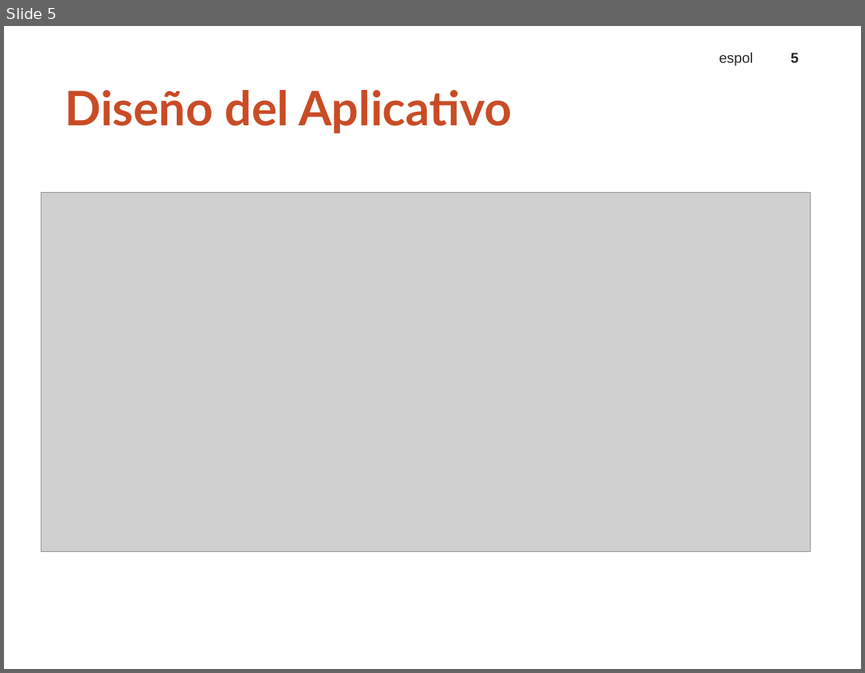
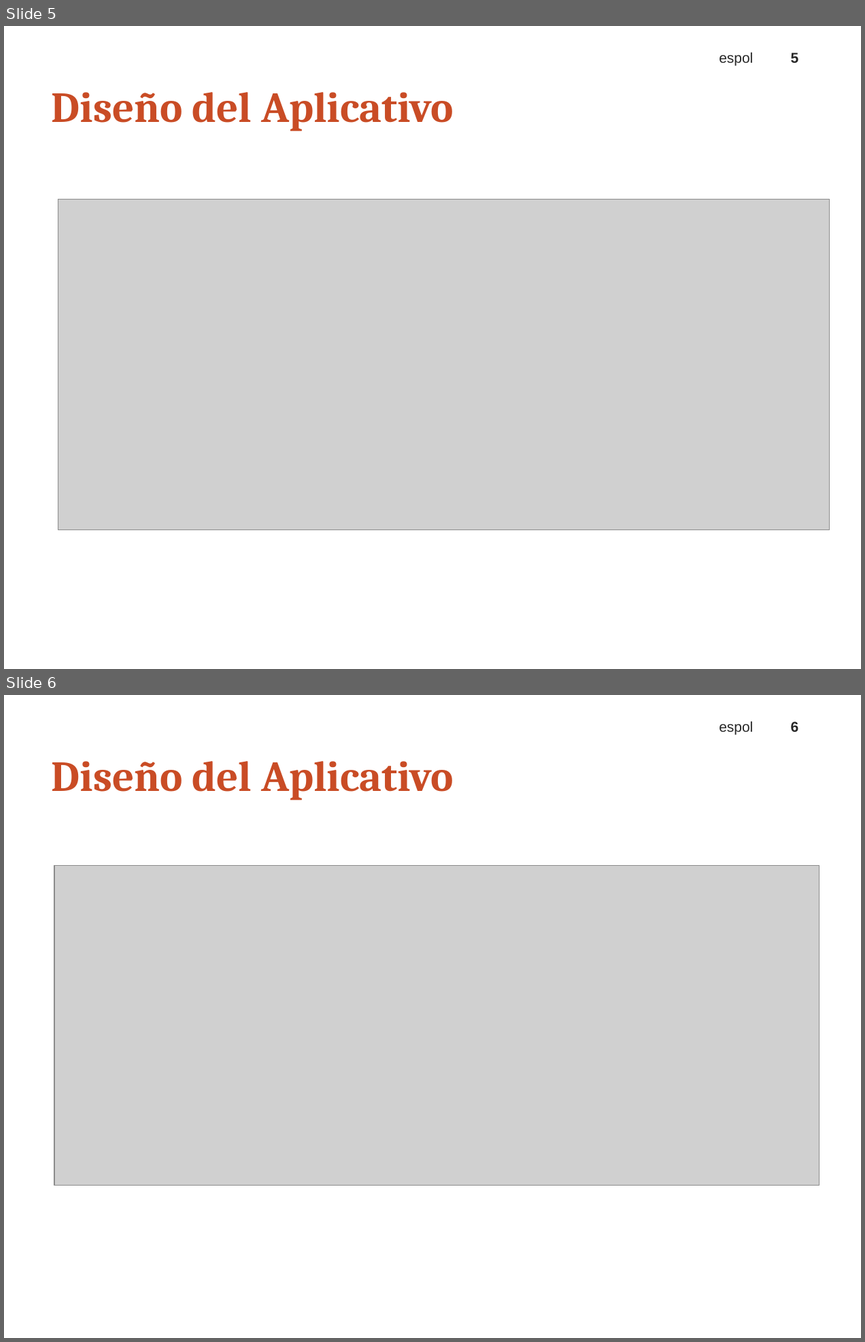
Before and after one commit to BryanManzano2016/AppChallenges, a slide deck: App móvil informativa.pptx. Shown one above the other, each under a label of ours: slide 5 before the commit, slides 5 and 6 after it. The pictures are 865x673 and 865x1342 pixels, drawn with LibreOffice and Linux fonts; fonts in the diff are those of the drawing; grey boxes stand for pictures; background and template pictures are left out. Boxes give left, top, right and bottom in pixels: in the first picture for what was removed or moved away, otherwise in the second. Text is boxed around its words. In the diff, an @@ line names an element or a change of style, - is before the commit and + after.

```diff
--- a/App móvil informativa.pptx
+++ b/App móvil informativa.pptx
@@ slide 6 added at box(4, 695, 861, 1338), background #FFFFFF @@
@@ text added at box(719, 721, 753, 735), 12 pt, text #262626 @@
+espol
@@ page number added at box(791, 722, 799, 732), 12 pt, text #262626, bold @@
+6
@@ title added at box(52, 761, 453, 800), 36 pt, text #C94C25, bold @@
+Diseño del Aplicativo
@@ picture added at box(54, 866, 819, 1185) @@
@@ slide 5 changed as well @@
@@ title "Diseño del Aplicativo": place and size @@
-title "Diseño del Aplicativo" at box(65, 90, 511, 133)
+title "Diseño del Aplicativo" at box(52, 92, 453, 131)
@@ title "Diseño del Aplicativo" at box(52, 92, 453, 131): size 40 to 36 pt, font Lato to Cambria @@
@@ picture: place and size @@
-picture at box(41, 192, 810, 551)
+picture at box(58, 199, 829, 530)
```
Also in this commit, not shown: 6 other slides changed.
